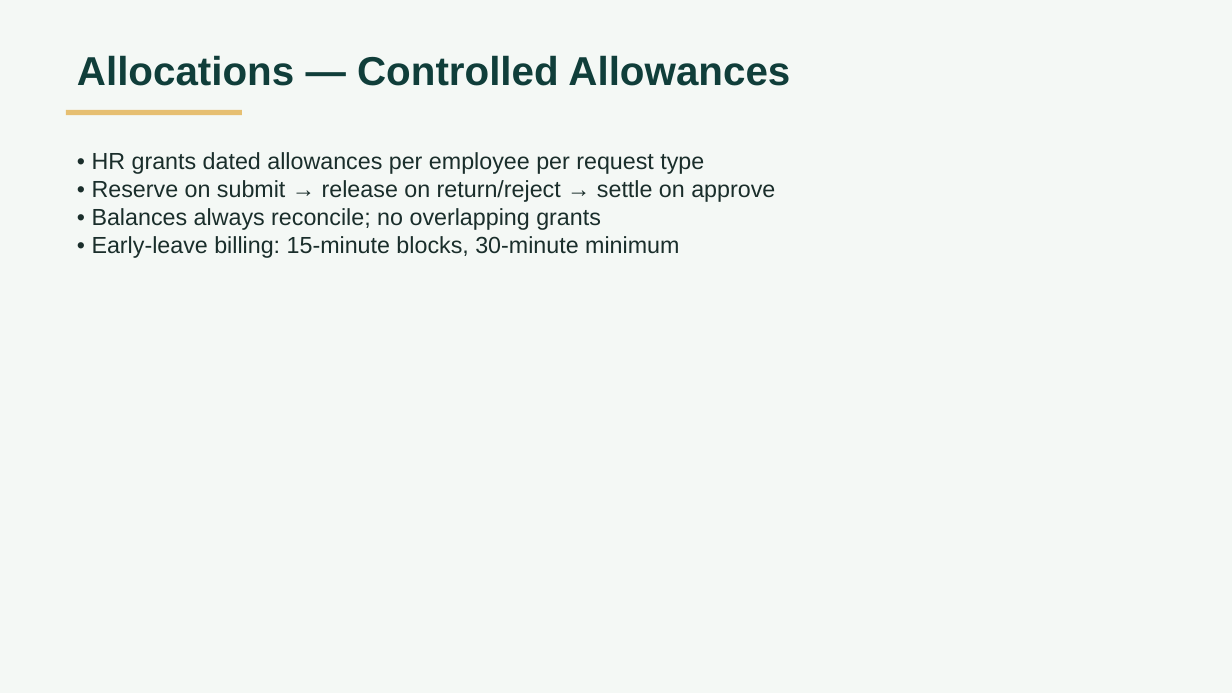
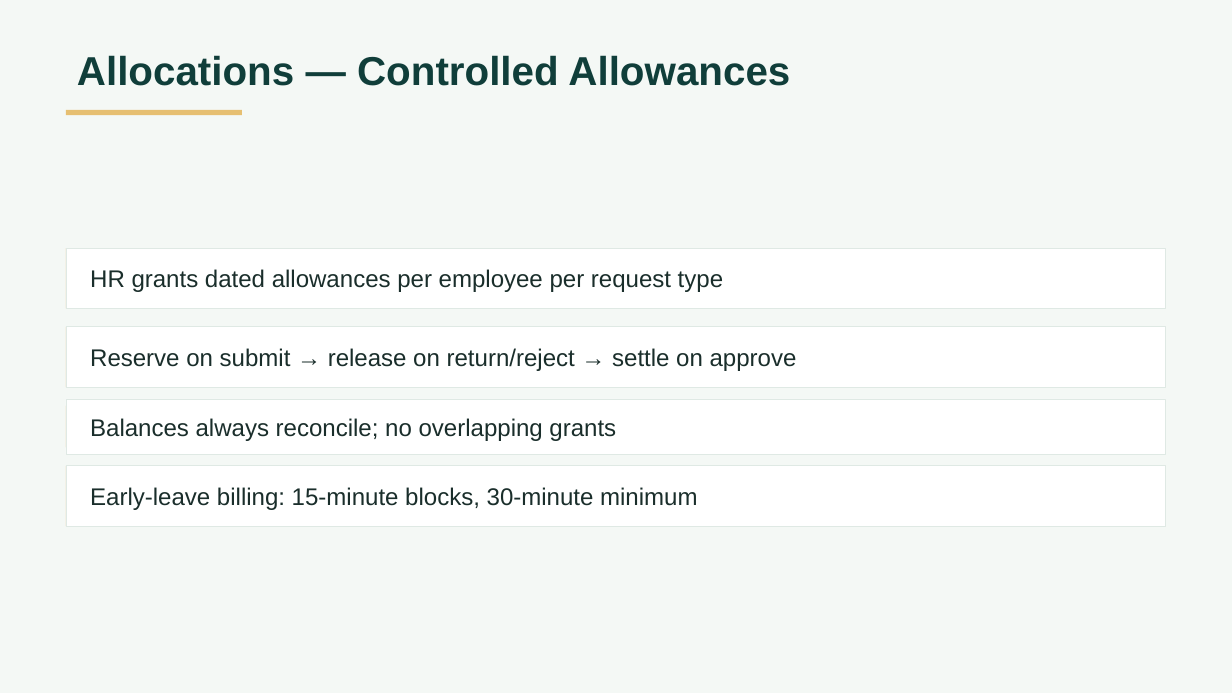
Before and after one commit to Ahmed-Mahdyy/Daimoma, a slide deck: slide 10 of docs/presentation/Daimoma-presentation.pptx (slide 9 before the commit). Drawn at 1232x693 pixels with LibreOffice and Linux fonts; fonts in the diff are those of the drawing. Boxes give left, top, right and bottom in pixels: in the first picture for what was removed or moved away, otherwise in the second. Text is boxed around its words. In the diff, an @@ line names an element or a change of style, - is before the commit and + after.

```diff
--- a/docs/presentation/Daimoma-presentation.pptx
+++ b/docs/presentation/Daimoma-presentation.pptx
@@ text removed at (92, 152, 775, 258) @@
-• HR grants dated allowances per employee per request type
-• Reserve on submit → release on return/reject → settle on approve
-• Balances always reconcile; no overlapping grants
-• Early-leave billing: 15-minute blocks, 30-minute minimum
@@ rectangle added at (66, 248, 73, 309), fill #E6BF71 @@
@@ rectangle added at (66, 248, 1166, 309), fill #FFFFFF, outline #DFE9E4 0.57 pt, 15.5 pt, text #1A2E2B @@
+HR grants dated allowances per employee per request type
@@ rectangle added at (66, 328, 73, 388), fill #E6BF71 @@
@@ rectangle added at (66, 328, 1166, 388), fill #FFFFFF, outline #DFE9E4 0.57 pt, 15.5 pt, text #1A2E2B @@
+Reserve on submit → release on return/reject → settle on approve
@@ rectangle added at (66, 406, 73, 447), fill #E6BF71 @@
@@ rectangle added at (66, 399, 1166, 454), fill #FFFFFF, outline #DFE9E4 0.57 pt, 15.5 pt, text #1A2E2B @@
+Balances always reconcile; no overlapping grants
@@ rectangle added at (66, 466, 73, 527), fill #E6BF71 @@
@@ rectangle added at (66, 466, 1166, 527), fill #FFFFFF, outline #DFE9E4 0.57 pt, 15.5 pt, text #1A2E2B @@
+Early-leave billing: 15-minute blocks, 30-minute minimum
```
Also in this commit, not shown: 12 other slides changed, 5 slides added, 2 other files.
